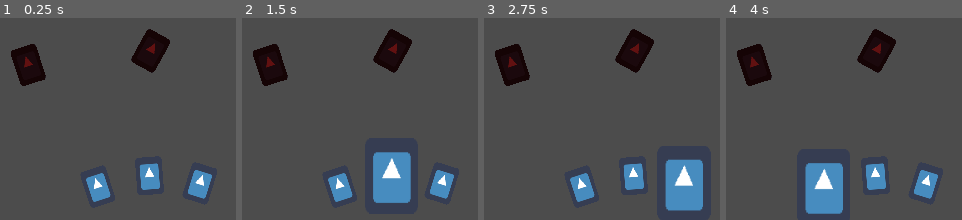
Above: before the commit, frames 1-4 (left to right).
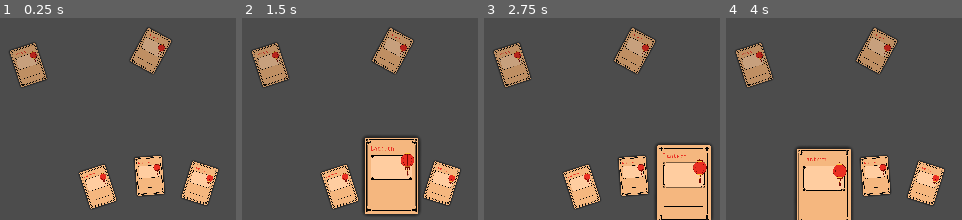
Above: after the commit, the same moments.

Repository: CiaranWoodward/LD52
Game: Godot game, scene res://Level/Level.tscn
The game is run twice, just before and just after one commit, with the same random seed, the same clock (stepped at 60 frames per second) and the same inputs. The engine's default icon, where the game draws it, is replaced by a stand-in: a white triangle on a blue panel in a dark square.
Inputs (mouse positions are in pixels of both pictures, inside the frame that each line leads up to):
- Up to frame 1 (0.25 s): no input
- Up to frame 2 (1.5 s): tap Enter at 0.5 s; move the mouse to (390, 175) at 0.52 s; click (390, 175) at 0.67 s; tap Space at 1.25 s; click (390, 175) at 1.42 s
- Up to frame 3 (2.75 s): tap Enter at 2 s; move the mouse to (684, 183) at 2.02 s; click (684, 183) at 2.17 s
- Up to frame 4 (4 s): tap Space at 2.75 s; click (926, 183) at 2.92 s; tap Enter at 3.5 s; move the mouse to (822, 185) at 3.52 s; click (822, 185) at 3.67 s

The runs differ from the first frame. In frame 1, 12% of the frame differs, in the area x 3-93%, y 4-95%; in frame 2, 19%, in the area x 3-93%, y 4-99%; in frame 3, 18%; in frame 4, 18%.

Commit message:
More shop tweaks, started card design

Diff:
--- a/Cards/Card.tscn
+++ b/Cards/Card.tscn
@@ -1,7 +1,19 @@
-[gd_scene load_steps=5 format=2]
+[gd_scene load_steps=17 format=2]
 
 [ext_resource path="res://Cards/Card.gd" type="Script" id=1]
-[ext_resource path="res://icon.png" type="Texture" id=2]
+[ext_resource path="res://Graphics/Cards/firework0000.png" type="Texture" id=2]
+[ext_resource path="res://Graphics/Cards/front0000.png" type="Texture" id=3]
+[ext_resource path="res://Graphics/Cards/spiriticon0000.png" type="Texture" id=4]
+[ext_resource path="res://Graphics/Cards/lantern0000.png" type="Texture" id=5]
+[ext_resource path="res://Graphics/Cards/lightstall0000.png" type="Texture" id=6]
+[ext_resource path="res://Graphics/Cards/mooncakestall0000.png" type="Texture" id=7]
+[ext_resource path="res://Graphics/Cards/picframe0000.png" type="Texture" id=8]
+[ext_resource path="res://Graphics/Cards/mooncrane0000.png" type="Texture" id=9]
+[ext_resource path="res://Graphics/Cards/dragon0000.png" type="Texture" id=10]
+[ext_resource path="res://Graphics/Cards/firecracker0000.png" type="Texture" id=11]
+[ext_resource path="res://Graphics/Cards/picback0000.png" type="Texture" id=12]
+[ext_resource path="res://Graphics/Cards/line0000.png" type="Texture" id=13]
+[ext_resource path="res://Graphics/Cards/shadow0000.png" type="Texture" id=14]
 
 [sub_resource type="RectangleShape2D" id=2]
 extents = Vector2( 32, 45 )
@@ -14,15 +26,83 @@
 
 [node name="Scaler" type="Node2D" parent="."]
 
+[node name="Shadow" type="Sprite" parent="Scaler"]
+self_modulate = Color( 1, 1, 1, 0.607843 )
+position = Vector2( 0, -3 )
+scale = Vector2( 0.098, 0.1 )
+texture = ExtResource( 14 )
+
 [node name="CardFront" type="Sprite" parent="Scaler"]
-scale = Vector2( 1, 1.414 )
+scale = Vector2( 0.08, 0.08 )
+texture = ExtResource( 3 )
+
+[node name="Name" type="Node2D" parent="Scaler/CardFront"]
+position = Vector2( -37.5, -375 )
+
+[node name="Dragon" type="Sprite" parent="Scaler/CardFront/Name"]
+visible = false
+texture = ExtResource( 10 )
+
+[node name="Firecracker" type="Sprite" parent="Scaler/CardFront/Name"]
+visible = false
+texture = ExtResource( 11 )
+
+[node name="Firework" type="Sprite" parent="Scaler/CardFront/Name"]
+visible = false
 texture = ExtResource( 2 )
+
+[node name="Lantern" type="Sprite" parent="Scaler/CardFront/Name"]
+texture = ExtResource( 5 )
+
+[node name="LightStall" type="Sprite" parent="Scaler/CardFront/Name"]
+visible = false
+texture = ExtResource( 6 )
+
+[node name="MooncakeStall" type="Sprite" parent="Scaler/CardFront/Name"]
+visible = false
+position = Vector2( 0, -37.5 )
+texture = ExtResource( 7 )
+
+[node name="MoonCrane" type="Sprite" parent="Scaler/CardFront/Name"]
+visible = false
+texture = ExtResource( 9 )
+
+[node name="Pic" type="Node2D" parent="Scaler/CardFront"]
+position = Vector2( 0, -125 )
+
+[node name="PicBack" type="Sprite" parent="Scaler/CardFront/Pic"]
+texture = ExtResource( 12 )
+
+[node name="PicFrame" type="Sprite" parent="Scaler/CardFront/Pic"]
+texture = ExtResource( 8 )
+
+[node name="SpiritCost" type="Sprite" parent="Scaler/CardFront"]
+position = Vector2( 237.5, -187.5 )
+texture = ExtResource( 4 )
+
+[node name="Label" type="Label" parent="Scaler/CardFront/SpiritCost"]
+margin_left = -25.0
+margin_top = -62.5
+margin_right = 15.0
+margin_bottom = -48.5
+text = "5"
+align = 1
+
+[node name="Line" type="Sprite" parent="Scaler/CardFront"]
+position = Vector2( 0, 350 )
+texture = ExtResource( 13 )
 
 [node name="CardBack" type="Sprite" parent="Scaler"]
 visible = false
-modulate = Color( 0.380392, 0.0666667, 0.0666667, 1 )
-scale = Vector2( 1, 1.414 )
-texture = ExtResource( 2 )
+self_modulate = Color( 0, 0, 0, 0.219608 )
+scale = Vector2( 0.08, 0.08 )
+texture = ExtResource( 3 )
+
+[node name="CardBack2" type="Sprite" parent="Scaler"]
+visible = false
+self_modulate = Color( 0, 0, 0, 0.219608 )
+scale = Vector2( 0.08, 0.08 )
+texture = ExtResource( 3 )
 
 [node name="MouseSelectArea" type="Area2D" parent="Scaler"]
 
--- a/Shop/CardHolder.tscn
+++ b/Shop/CardHolder.tscn
@@ -4,22 +4,23 @@
 [ext_resource path="res://Cards/Card.tscn" type="PackedScene" id=2]
 
 [node name="CardHolder" type="Control"]
-margin_right = 110.0
-margin_bottom = 161.4
-rect_min_size = Vector2( 180, 250 )
+margin_right = 250.0
+margin_bottom = 340.0
+rect_min_size = Vector2( 250, 340 )
 mouse_filter = 2
 
 [node name="CardPlace" type="NinePatchRect" parent="."]
+self_modulate = Color( 1, 1, 1, 0 )
 anchor_right = 1.0
 anchor_bottom = 1.0
 rect_min_size = Vector2( 100, 141.4 )
 texture = ExtResource( 1 )
 
 [node name="Node2D" type="Node2D" parent="CardPlace"]
-position = Vector2( 90, 125 )
-scale = Vector2( 1.31813, 1.31813 )
+position = Vector2( 125, 179 )
+scale = Vector2( 1.95471, 1.95471 )
 
 [node name="Card" parent="CardPlace/Node2D" instance=ExtResource( 2 )]
 position = Vector2( 0, -1.52588e-05 )
 scale = Vector2( 1.73811, 1.73811 )
-growScale = 1.2
+growScale = 1.5
--- a/Shop/Shop.tscn
+++ b/Shop/Shop.tscn
@@ -1,8 +1,9 @@
-[gd_scene load_steps=4 format=2]
+[gd_scene load_steps=5 format=2]
 
 [ext_resource path="res://Graphics/e0000.png" type="Texture" id=1]
 [ext_resource path="res://Shop/CardHolder.tscn" type="PackedScene" id=2]
 [ext_resource path="res://Shop/ShopFloor.tscn" type="PackedScene" id=3]
+[ext_resource path="res://Graphics/Cards/frame0000.png" type="Texture" id=4]
 
 [node name="Shop" type="Control"]
 anchor_right = 1.0
@@ -21,13 +22,13 @@
 patch_margin_bottom = 84
 
 [node name="Backing" type="NinePatchRect" parent="GreyOut"]
-self_modulate = Color( 0.756863, 0.286275, 0.286275, 1 )
+self_modulate = Color( 1, 1, 1, 0 )
 anchor_right = 1.0
 anchor_bottom = 1.0
-margin_left = 300.0
-margin_top = 100.0
-margin_right = -300.0
-margin_bottom = -100.0
+margin_left = 250.0
+margin_top = 80.0
+margin_right = -250.0
+margin_bottom = -80.0
 texture = ExtResource( 1 )
 region_rect = Rect2( 1236, 87, 1, 0 )
 
@@ -36,100 +37,113 @@
 anchor_bottom = 1.0
 grow_horizontal = 2
 grow_vertical = 2
-rect_min_size = Vector2( 1320, 880 )
 mouse_filter = 2
 
 [node name="ShopFloor" parent="GreyOut/Backing/VBoxContainer" instance=ExtResource( 3 )]
-margin_right = 1320.0
-margin_bottom = 400.0
+margin_right = 1420.0
+margin_bottom = 300.0
 mouse_filter = 2
 
 [node name="Deck" type="NinePatchRect" parent="GreyOut/Backing/VBoxContainer"]
-self_modulate = Color( 0.329412, 0.329412, 0.329412, 0.360784 )
-margin_top = 404.0
-margin_right = 1320.0
-margin_bottom = 884.0
-rect_min_size = Vector2( 950, 480 )
-texture = ExtResource( 1 )
-region_rect = Rect2( 497, 164, 1054, 214 )
+self_modulate = Color( 0.858824, 0.654902, 0.458824, 1 )
+margin_top = 304.0
+margin_right = 1420.0
+margin_bottom = 924.0
+rect_min_size = Vector2( 1320, 620 )
+texture = ExtResource( 4 )
+region_rect = Rect2( 32.8633, 38.9407, 807.529, 1131.98 )
+patch_margin_left = 106
+patch_margin_top = 102
+patch_margin_right = 99
+patch_margin_bottom = 100
 
-[node name="ScrollContainer" type="ScrollContainer" parent="GreyOut/Backing/VBoxContainer/Deck"]
+[node name="VBoxContainer" type="VBoxContainer" parent="GreyOut/Backing/VBoxContainer/Deck"]
 anchor_right = 1.0
 anchor_bottom = 1.0
-margin_left = 20.0
+margin_left = 60.0
 margin_top = 20.0
-margin_right = -20.0
-margin_bottom = -20.0
+margin_right = -82.0
+margin_bottom = -26.0
+mouse_filter = 2
+
+[node name="Label" type="Label" parent="GreyOut/Backing/VBoxContainer/Deck/VBoxContainer"]
+margin_right = 1278.0
+margin_bottom = 40.0
+rect_min_size = Vector2( 0, 40 )
+text = "Select a card to upgrade or discard"
+align = 1
+valign = 1
+
+[node name="ScrollContainer" type="ScrollContainer" parent="GreyOut/Backing/VBoxContainer/Deck/VBoxContainer"]
+margin_top = 44.0
+margin_right = 1278.0
+margin_bottom = 574.0
+grow_horizontal = 2
+grow_vertical = 2
+rect_min_size = Vector2( 0, 530 )
+mouse_filter = 2
+scroll_horizontal_enabled = false
+
+[node name="GridContainer" type="GridContainer" parent="GreyOut/Backing/VBoxContainer/Deck/VBoxContainer/ScrollContainer"]
+margin_right = 1266.0
+margin_bottom = 1028.0
 grow_horizontal = 2
 grow_vertical = 2
 mouse_filter = 2
-scroll_horizontal_enabled = false
+columns = 5
 
-[node name="GridContainer" type="GridContainer" parent="GreyOut/Backing/VBoxContainer/Deck/ScrollContainer"]
-margin_right = 1284.0
-margin_bottom = 504.0
-mouse_filter = 2
-columns = 7
+[node name="Card1" parent="GreyOut/Backing/VBoxContainer/Deck/VBoxContainer/ScrollContainer/GridContainer" instance=ExtResource( 2 )]
 
-[node name="Card1" parent="GreyOut/Backing/VBoxContainer/Deck/ScrollContainer/GridContainer" instance=ExtResource( 2 )]
-margin_right = 180.0
-margin_bottom = 250.0
+[node name="Card2" parent="GreyOut/Backing/VBoxContainer/Deck/VBoxContainer/ScrollContainer/GridContainer" instance=ExtResource( 2 )]
+margin_left = 254.0
+margin_right = 504.0
 
-[node name="Card2" parent="GreyOut/Backing/VBoxContainer/Deck/ScrollContainer/GridContainer" instance=ExtResource( 2 )]
-margin_left = 184.0
-margin_right = 364.0
-margin_bottom = 250.0
+[node name="Card3" parent="GreyOut/Backing/VBoxContainer/Deck/VBoxContainer/ScrollContainer/GridContainer" instance=ExtResource( 2 )]
+margin_left = 508.0
+margin_right = 758.0
 
-[node name="Card3" parent="GreyOut/Backing/VBoxContainer/Deck/ScrollContainer/GridContainer" instance=ExtResource( 2 )]
-margin_left = 368.0
-margin_right = 548.0
-margin_bottom = 250.0
+[node name="Card4" parent="GreyOut/Backing/VBoxContainer/Deck/VBoxContainer/ScrollContainer/GridContainer" instance=ExtResource( 2 )]
+margin_left = 762.0
+margin_right = 1012.0
 
-[node name="Card4" parent="GreyOut/Backing/VBoxContainer/Deck/ScrollContainer/GridContainer" instance=ExtResource( 2 )]
-margin_left = 552.0
-margin_right = 732.0
-margin_bottom = 250.0
+[node name="Card5" parent="GreyOut/Backing/VBoxContainer/Deck/VBoxContainer/ScrollContainer/GridContainer" instance=ExtResource( 2 )]
+margin_left = 1016.0
+margin_right = 1266.0
 
-[node name="Card5" parent="GreyOut/Backing/VBoxContainer/Deck/ScrollContainer/GridContainer" instance=ExtResource( 2 )]
-margin_left = 736.0
-margin_right = 916.0
-margin_bottom = 250.0
+[node name="Card6" parent="GreyOut/Backing/VBoxContainer/Deck/VBoxContainer/ScrollContainer/GridContainer" instance=ExtResource( 2 )]
+margin_top = 344.0
+margin_bottom = 684.0
 
-[node name="Card6" parent="GreyOut/Backing/VBoxContainer/Deck/ScrollContainer/GridContainer" instance=ExtResource( 2 )]
-margin_left = 920.0
-margin_right = 1100.0
-margin_bottom = 250.0
+[node name="Card7" parent="GreyOut/Backing/VBoxContainer/Deck/VBoxContainer/ScrollContainer/GridContainer" instance=ExtResource( 2 )]
+margin_left = 254.0
+margin_top = 344.0
+margin_right = 504.0
+margin_bottom = 684.0
 
-[node name="Card7" parent="GreyOut/Backing/VBoxContainer/Deck/ScrollContainer/GridContainer" instance=ExtResource( 2 )]
-margin_left = 1104.0
-margin_right = 1284.0
-margin_bottom = 250.0
+[node name="Card8" parent="GreyOut/Backing/VBoxContainer/Deck/VBoxContainer/ScrollContainer/GridContainer" instance=ExtResource( 2 )]
+margin_left = 508.0
+margin_top = 344.0
+margin_right = 758.0
+margin_bottom = 684.0
 
-[node name="Card8" parent="GreyOut/Backing/VBoxContainer/Deck/ScrollContainer/GridContainer" instance=ExtResource( 2 )]
-margin_top = 254.0
-margin_right = 180.0
-margin_bottom = 504.0
+[node name="Card9" parent="GreyOut/Backing/VBoxContainer/Deck/VBoxContainer/ScrollContainer/GridContainer" instance=ExtResource( 2 )]
+margin_left = 762.0
+margin_top = 344.0
+margin_right = 1012.0
+margin_bottom = 684.0
 
-[node name="Card9" parent="GreyOut/Backing/VBoxContainer/Deck/ScrollContainer/GridContainer" instance=ExtResource( 2 )]
-margin_left = 184.0
-margin_top = 254.0
-margin_right = 364.0
-margin_bottom = 504.0
+[node name="Card10" parent="GreyOut/Backing/VBoxContainer/Deck/VBoxContainer/ScrollContainer/GridContainer" instance=ExtResource( 2 )]
+margin_left = 1016.0
+margin_top = 344.0
+margin_right = 1266.0
+margin_bottom = 684.0
 
-[node name="Card10" parent="GreyOut/Backing/VBoxContainer/Deck/ScrollContainer/GridContainer" instance=ExtResource( 2 )]
-margin_left = 368.0
-margin_top = 254.0
-margin_right = 548.0
-margin_bottom = 504.0
+[node name="Card11" parent="GreyOut/Backing/VBoxContainer/Deck/VBoxContainer/ScrollContainer/GridContainer" instance=ExtResource( 2 )]
+margin_top = 688.0
+margin_bottom = 1028.0
 
-[node name="Card11" parent="GreyOut/Backing/VBoxContainer/Deck/ScrollContainer/GridContainer" instance=ExtResource( 2 )]
-margin_left = 552.0
-margin_top = 254.0
-margin_right = 732.0
-margin_bottom = 504.0
-
-[node name="Card12" parent="GreyOut/Backing/VBoxContainer/Deck/ScrollContainer/GridContainer" instance=ExtResource( 2 )]
-margin_left = 736.0
-margin_top = 254.0
-margin_right = 916.0
-margin_bottom = 504.0
+[node name="Card12" parent="GreyOut/Backing/VBoxContainer/Deck/VBoxContainer/ScrollContainer/GridContainer" instance=ExtResource( 2 )]
+margin_left = 254.0
+margin_top = 688.0
+margin_right = 504.0
+margin_bottom = 1028.0
--- a/Shop/ShopFloor.tscn
+++ b/Shop/ShopFloor.tscn
@@ -7,7 +7,7 @@
 [node name="ShopFloor" type="Control"]
 margin_right = 110.0
 margin_bottom = 161.4
-rect_min_size = Vector2( 1320, 400 )
+rect_min_size = Vector2( 1320, 300 )
 mouse_filter = 1
 
 [node name="NinePatchRect" type="NinePatchRect" parent="."]
@@ -33,44 +33,51 @@
 scale = Vector2( 0.5, 0.5 )
 texture = ExtResource( 3 )
 
+[node name="Firework" type="Node2D" parent="."]
+position = Vector2( 173, 143 )
+scale = Vector2( 2, 2 )
+
+[node name="Card" parent="Firework" instance=ExtResource( 1 )]
+growScale = 1.5
+
+[node name="Firecracker" type="Node2D" parent="."]
+position = Vector2( 309, 143 )
+scale = Vector2( 2, 2 )
+
+[node name="Card" parent="Firecracker" instance=ExtResource( 1 )]
+growScale = 1.5
+
+[node name="Lantern" type="Node2D" parent="."]
+position = Vector2( 445, 143 )
+scale = Vector2( 2, 2 )
+
+[node name="Card" parent="Lantern" instance=ExtResource( 1 )]
+growScale = 1.5
+
+[node name="MoonCrane" type="Node2D" parent="."]
+position = Vector2( 647, 143 )
+scale = Vector2( 2, 2 )
+
+[node name="Card" parent="MoonCrane" instance=ExtResource( 1 )]
+growScale = 1.5
+
+[node name="Dragon" type="Node2D" parent="."]
+position = Vector2( 785, 143 )
+scale = Vector2( 2, 2 )
+
+[node name="Card" parent="Dragon" instance=ExtResource( 1 )]
+growScale = 1.5
+
+[node name="LightStall" type="Node2D" parent="."]
+position = Vector2( 991, 143 )
+scale = Vector2( 2, 2 )
+
+[node name="Card" parent="LightStall" instance=ExtResource( 1 )]
+growScale = 1.5
+
 [node name="CoinStall" type="Node2D" parent="."]
-position = Vector2( 860, 109 )
-scale = Vector2( 1.5, 1.5 )
+position = Vector2( 1128, 143 )
+scale = Vector2( 2, 2 )
 
 [node name="Card" parent="CoinStall" instance=ExtResource( 1 )]
-
-[node name="CheerStall" type="Node2D" parent="."]
-position = Vector2( 736, 107 )
-scale = Vector2( 1.5, 1.5 )
-
-[node name="Card" parent="CheerStall" instance=ExtResource( 1 )]
-
-[node name="Firework" type="Node2D" parent="."]
-position = Vector2( 147, 116 )
-scale = Vector2( 1.5, 1.5 )
-
-[node name="Card" parent="Firework" instance=ExtResource( 1 )]
-
-[node name="Firecracker" type="Node2D" parent="."]
-position = Vector2( 283, 116 )
-scale = Vector2( 1.5, 1.5 )
-
-[node name="Card" parent="Firecracker" instance=ExtResource( 1 )]
-
-[node name="Lantern" type="Node2D" parent="."]
-position = Vector2( 142, 275 )
-scale = Vector2( 1.5, 1.5 )
-
-[node name="Card" parent="Lantern" instance=ExtResource( 1 )]
-
-[node name="MoonCrane" type="Node2D" parent="."]
-position = Vector2( 464, 274 )
-scale = Vector2( 1.5, 1.5 )
-
-[node name="Card" parent="MoonCrane" instance=ExtResource( 1 )]
-
-[node name="Dragon" type="Node2D" parent="."]
-position = Vector2( 593, 277 )
-scale = Vector2( 1.5, 1.5 )
-
-[node name="Card" parent="Dragon" instance=ExtResource( 1 )]
+growScale = 1.5
Binary file added: Graphics/Cards/dragon0000.png
Not shown, added: Graphics/Cards/dragon0000.png.import
Binary file added: Graphics/Cards/firecracker0000.png
Not shown, added: Graphics/Cards/firecracker0000.png.import
Binary file added: Graphics/Cards/firework0000.png
Not shown, added: Graphics/Cards/firework0000.png.import
Binary file added: Graphics/Cards/frame0000.png
Not shown, added: Graphics/Cards/frame0000.png.import
Binary file added: Graphics/Cards/front0000.png
Not shown, added: Graphics/Cards/front0000.png.import
Binary file added: Graphics/Cards/lantern0000.png
Not shown, added: Graphics/Cards/lantern0000.png.import
(and 18 more such lines)
